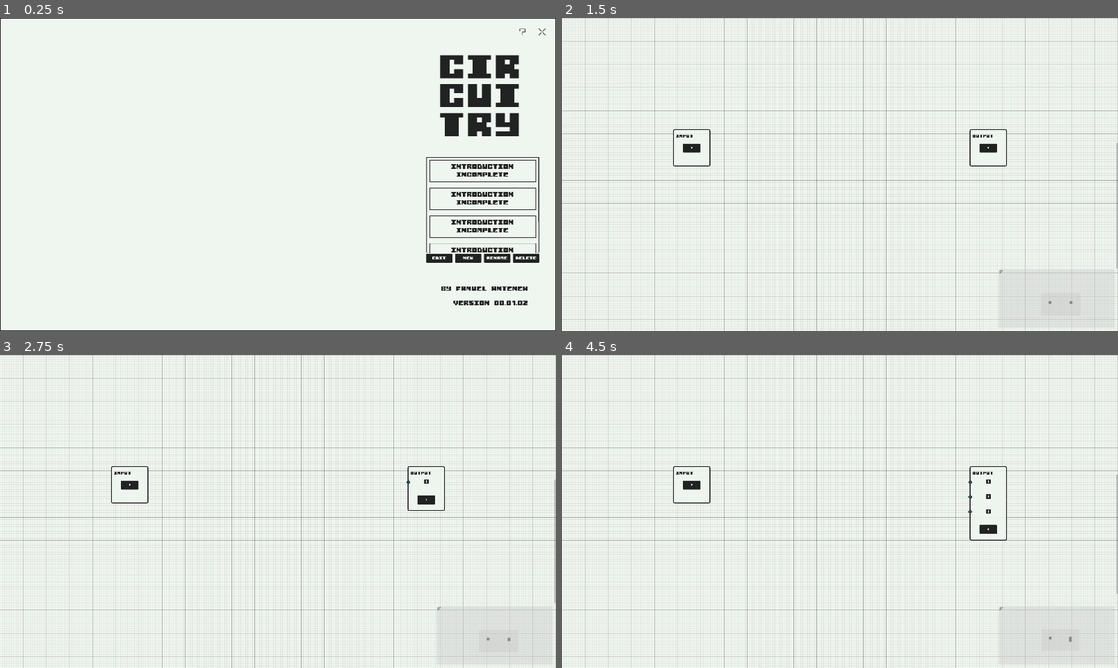
Above: before the commit, frames 1-4 (two rows, left to right).
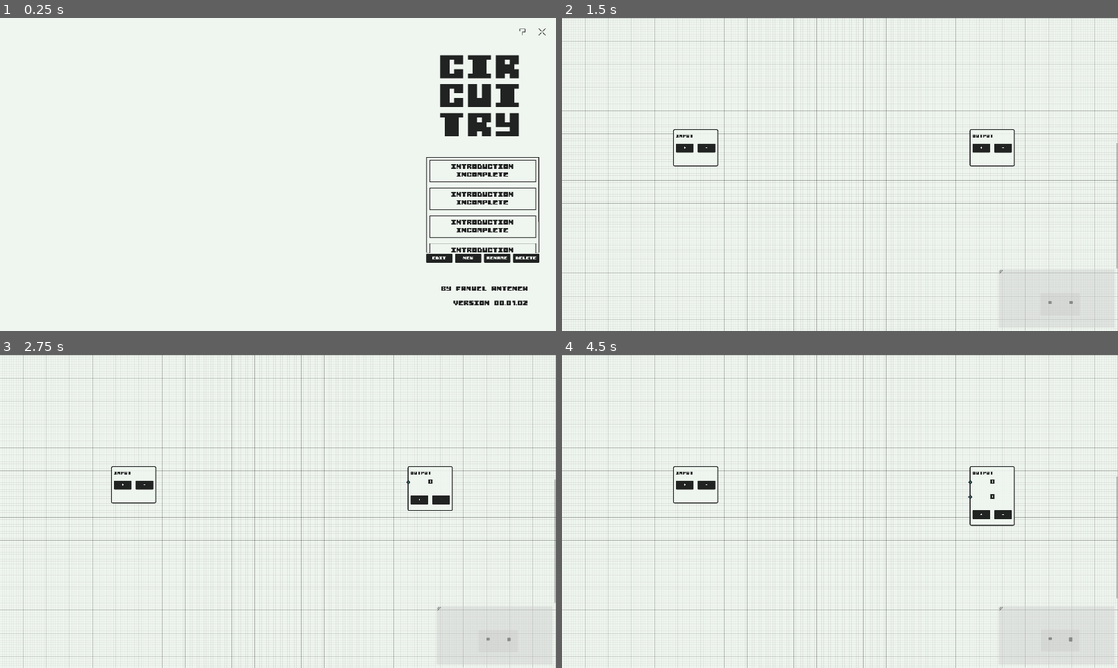
Above: after the commit, the same moments.

Repository: FanuelAnte/Circuitry
Game: Godot game, scene res://Scenes/Menus/MainMenu.tscn
The game is run twice, just before and just after one commit, with the same random seed, the same clock (stepped at 60 frames per second) and the same inputs.
Inputs (mouse positions are in pixels of both pictures, inside the frame that each line leads up to):
- Up to frame 1 (0.25 s): no input
- Up to frame 2 (1.5 s): click "Edit" at 0.5 s; click (1001, 149) at 1.25 s, where only the run after the commit has a clickable "-"
- Up to frame 3 (2.75 s): click "+" at 2 s
- Up to frame 4 (4.5 s): click "+" at 2.75 s; click (1001, 514) at 3.5 s, where only the run after the commit has a clickable "-"; click "+" at 4.25 s

The runs differ from the first frame. In frame 1, 0.7% of the frame differs, in the area x 0-100%, y 0-100%; in frame 2, 0.4%; in frame 3, 0.4%; in frame 4, 0.7%.

Commit message:
Fixed IO issues

Diff:
--- a/Scenes/MainGame.gd
+++ b/Scenes/MainGame.gd
@@ -24,17 +24,17 @@
 
 func update_connections():
 	var connections = graph_edit.get_connection_list()
+
 	for i in range(connections.size()):
 		var node = graph_edit.get_node(connections[i].from)
 		if is_instance_valid(node):
-			connections[i]["data"] = node.io_values[connections[i].from_port]
+			if node.io_values[connections[i].from_port] != null:
+				connections[i]["data"] = node.io_values[connections[i].from_port]
 		else:
 			connections[i]["data"] = 0
 
 	Globals.connections = connections
 
-#	print(Globals.connections)
-
 func _on_Timer_timeout():
 	update_connections()
 	get_tree().call_group("node", "execute")
--- a/Scenes/MainGame.tscn
+++ b/Scenes/MainGame.tscn
@@ -23,17 +23,11 @@
 minimap_size = Vector2( 400, 200 )
 
 [node name="Output" parent="GraphEdit" instance=ExtResource( 4 )]
-margin_left = 1360.0
-margin_top = 400.0
-margin_right = 1488.0
-margin_bottom = 528.0
+margin_right = 155.0
 mouse_filter = 1
 
 [node name="Input" parent="GraphEdit" instance=ExtResource( 3 )]
-margin_left = 240.0
-margin_top = 400.0
-margin_right = 368.0
-margin_bottom = 528.0
+margin_right = 155.0
 mouse_filter = 1
 
 [node name="NodeMenu" parent="." instance=ExtResource( 1 )]
--- a/Scenes/Menus/MainMenu.gd
+++ b/Scenes/Menus/MainMenu.gd
@@ -1,14 +1,11 @@
 extends Control
-
 
 
 func _ready():
 	pass
 
-
 func _on_ExitBtn_pressed():
 	get_tree().quit()
 
-
 func _on_EditBtn_pressed():
 	get_tree().change_scene("res://Scenes/MainGame.tscn")
--- a/Scenes/Menus/MainMenu.tscn
+++ b/Scenes/Menus/MainMenu.tscn
@@ -24,6 +24,10 @@
 [node name="Panel" type="Panel" parent="."]
 anchor_right = 1.0
 anchor_bottom = 1.0
+margin_left = -16.0
+margin_top = -16.0
+margin_right = 16.0
+margin_bottom = 24.0
 
 [node name="TitleLbl" type="Label" parent="."]
 anchor_left = 1.0
--- a/Scenes/NodeMenu.gd
+++ b/Scenes/NodeMenu.gd
@@ -1,9 +1,5 @@
 extends Control
 
-var gate_scene = preload("res://Scenes/Nodes/Gate.tscn")
-
-var input_scene = preload("res://Scenes/Nodes/Input.tscn")
-var output_scene = preload("res://Scenes/Nodes/Output.tscn")
 var and_scene = preload("res://Scenes/Nodes/AND.tscn")
 var not_scene = preload("res://Scenes/Nodes/NOT.tscn")
 
@@ -19,22 +15,11 @@
 func _process(delta):
 	pass
 
-func add_io(io_type, scene_path):
-	var graph = get_parent().get_child(0)
-	if node_index > 10:
-		node_index = 0
-		init_pos = init_pos + Vector2(0, 64)
-	var node = scene_path.instance()
-	node.offset += init_pos + (node_index * offset_vector)
-	graph.add_child(node)
-	node_index += 1
-
 func add_gate(scene_path):
 	var graph = get_parent().get_child(0)
 	if node_index > 10:
 		node_index = 0
 		init_pos = init_pos + Vector2(0, 64)
-#	var node = gate_scene.instance()
 	var node = scene_path.instance()
 	node.offset += init_pos + (node_index * offset_vector)
 	graph.add_child(node)
@@ -46,26 +31,15 @@
 func _on_NOTBtn_pressed():
 	add_gate(not_scene)
 
-func _on_INBtn_pressed():
-	add_io("INPUT", input_scene)
-
-
-func _on_OUTBtn_pressed():
-	add_io("OUTPUT", output_scene)
-
-
 func tween_transparency(val, time):
 	var tween = create_tween().set_trans(Tween.TRANS_QUINT).set_ease(Tween.EASE_OUT)
 	tween.tween_property(panel, "self_modulate", Color(1, 1, 1, val), time)
 
-
 func _on_Panel_mouse_entered():
 	tween_transparency(1, 0.2)
-
 
 func _on_Panel_mouse_exited():
 	tween_transparency(0.2, 0.2)
 
-
 func _on_ExitBtn_pressed():
 	get_tree().change_scene("res://Scenes/Menus/MainMenu.tscn")
--- a/Scenes/NodeMenu.tscn
+++ b/Scenes/NodeMenu.tscn
@@ -47,38 +47,6 @@
 focus_mode = 0
 text = "NOT"
 
-[node name="IO" type="Label" parent="Panel/GateVBox"]
-visible = false
-margin_top = 89.0
-margin_right = 256.0
-margin_bottom = 103.0
-text = "IO"
-align = 1
-
-[node name="HBoxContainer5" type="HBoxContainer" parent="Panel/GateVBox"]
-visible = false
-margin_top = 128.0
-margin_right = 256.0
-margin_bottom = 153.0
-custom_constants/separation = 40
-alignment = 1
-
-[node name="INBtn" type="Button" parent="Panel/GateVBox/HBoxContainer5"]
-margin_left = 18.0
-margin_right = 108.0
-margin_bottom = 25.0
-rect_min_size = Vector2( 90, 25 )
-focus_mode = 0
-text = "INPUT"
-
-[node name="OUTBtn" type="Button" parent="Panel/GateVBox/HBoxContainer5"]
-margin_left = 148.0
-margin_right = 238.0
-margin_bottom = 25.0
-rect_min_size = Vector2( 90, 25 )
-focus_mode = 0
-text = "OUTPUT"
-
 [node name="OptionsLbl" type="Label" parent="Panel/GateVBox"]
 margin_top = 89.0
 margin_right = 256.0
@@ -104,6 +72,4 @@
 [connection signal="mouse_exited" from="Panel" to="." method="_on_Panel_mouse_exited"]
 [connection signal="pressed" from="Panel/GateVBox/HBoxContainer/ANDBtn" to="." method="_on_ANDBtn_pressed"]
 [connection signal="pressed" from="Panel/GateVBox/HBoxContainer/NOTBtn" to="." method="_on_NOTBtn_pressed"]
-[connection signal="pressed" from="Panel/GateVBox/HBoxContainer5/INBtn" to="." method="_on_INBtn_pressed"]
-[connection signal="pressed" from="Panel/GateVBox/HBoxContainer5/OUTBtn" to="." method="_on_OUTBtn_pressed"]
 [connection signal="pressed" from="Panel/GateVBox/HBoxContainer6/ExitBtn" to="." method="_on_ExitBtn_pressed"]
--- a/Scenes/Nodes/Gate.gd
+++ /dev/null
@@ -1,65 +0,0 @@
-extends GraphNode
-
-onready var gate_name = $"%GateName"
-
-var io_values = [0]
-var type = "gate"
-var input_values = [0, 0]
-var gate_types = ["AND", "OR", "NAND", "NOR", "XOR", "XNOR"]
-var gate_title = ""
-
-func _ready():
-	self.title = gate_title
-	gate_name.text = gate_title
-
-	if gate_title == "NOT":
-		set_slot_enabled_left(0, false)
-		set_slot_enabled_right(0, false)
-
-		set_slot_enabled_left(1, true)
-		set_slot_enabled_right(1, true)
-
-		set_slot_enabled_left(2, false)
-		set_slot_enabled_right(2, false)
-
-func _process(delta):
-	for i in range(io_values.size()):
-		if io_values[i] == 1:
-			set_slot_color_right(1, Color(Globals.line_colors["active"]))
-
-		elif io_values[i] == 0:
-			set_slot_color_right(1, Color(Globals.line_colors["inactive"]))
-
-	if gate_title == "NOT":
-		if input_values[0] == 1:
-			set_slot_color_left(1, Color(Globals.line_colors["active"]))
-		elif input_values[0] == 0:
-			set_slot_color_left(1, Color(Globals.line_colors["inactive"]))
-
-	elif gate_title in gate_types:
-		if input_values[0] == 1:
-			set_slot_color_left(0, Color(Globals.line_colors["active"]))
-		elif input_values[0] == 0:
-			set_slot_color_left(0, Color(Globals.line_colors["inactive"]))
-
-		if input_values[1] == 1:
-			set_slot_color_left(2, Color(Globals.line_colors["active"]))
-		elif input_values[1] == 0:
-			set_slot_color_left(2, Color(Globals.line_colors["inactive"]))
-
-func _on_Gate_close_request():
-	self.queue_free()
-
-func get_input_values():
-	input_values = [0, 0]
-	for conn in Globals.connections:
-		if conn["to"] == self.name:
-			input_values[conn["to_port"]] = conn["data"]
-
-func execute():
-	get_input_values()
-	if gate_title == "AND":
-		if input_values[0] and input_values[1]:
-			io_values[0] = 1
-		else:
-			io_values[0] = 0
--- a/Scenes/Nodes/Gate.tscn
+++ /dev/null
@@ -1,54 +0,0 @@
-[gd_scene load_steps=2 format=2]
-
-[ext_resource path="res://Scenes/Nodes/Gate.gd" type="Script" id=1]
-
-[node name="Gate" type="GraphNode" groups=["node"]]
-margin_right = 128.0
-margin_bottom = 128.0
-show_close = true
-slot/0/left_enabled = true
-slot/0/left_type = 0
-slot/0/left_color = Color( 1, 1, 1, 1 )
-slot/0/right_enabled = false
-slot/0/right_type = 0
-slot/0/right_color = Color( 1, 1, 1, 1 )
-slot/1/left_enabled = false
-slot/1/left_type = 0
-slot/1/left_color = Color( 1, 1, 1, 1 )
-slot/1/right_enabled = true
-slot/1/right_type = 0
-slot/1/right_color = Color( 1, 1, 1, 1 )
-slot/2/left_enabled = true
-slot/2/left_type = 0
-slot/2/left_color = Color( 1, 1, 1, 1 )
-slot/2/right_enabled = false
-slot/2/right_type = 0
-slot/2/right_color = Color( 1, 1, 1, 1 )
-script = ExtResource( 1 )
-
-[node name="TopSlot" type="Control" parent="."]
-margin_left = 16.0
-margin_top = 24.0
-margin_right = 112.0
-margin_bottom = 49.0
-rect_min_size = Vector2( 0, 25 )
-
-[node name="GateName" type="Label" parent="."]
-unique_name_in_owner = true
-margin_left = 16.0
-margin_top = 50.0
-margin_right = 112.0
-margin_bottom = 82.0
-rect_min_size = Vector2( 80, 32 )
-text = "AND"
-align = 1
-valign = 1
-
-[node name="BottomSlot" type="Control" parent="."]
-margin_left = 16.0
-margin_top = 83.0
-margin_right = 112.0
-margin_bottom = 108.0
-rect_min_size = Vector2( 0, 25 )
-
-[connection signal="close_request" from="." to="." method="_on_Gate_close_request"]
--- a/Scenes/Nodes/Input.gd
+++ b/Scenes/Nodes/Input.gd
@@ -46,8 +46,17 @@
 		if i.is_in_group("toggle"):
 			index = i.get_index()
 
+	var graph = get_parent()
+	var graph_connections = graph.get_connection_list()
+
+	for connection in graph_connections:
+		if connection["from"] == self.name:
+			graph.disconnect_node(connection["from"], index, connection["to"], connection["to_port"])
+
 	if get_child(index).is_in_group("toggle"):
+		var slot_size = get_child(index).rect_size.y
 		get_child(index).queue_free()
+		self.rect_size.y -= slot_size
 
 		io_values.remove(index)
 		set_slot_enabled_right(index, false)
--- a/Scenes/Nodes/Input.tscn
+++ b/Scenes/Nodes/Input.tscn
@@ -18,7 +18,7 @@
 [node name="Margin" type="MarginContainer" parent="."]
 margin_left = 16.0
 margin_top = 24.0
-margin_right = 112.0
+margin_right = 156.0
 margin_bottom = 94.0
 custom_constants/margin_right = 5
 custom_constants/margin_top = 20
@@ -26,14 +26,13 @@
 
 [node name="controls" type="HBoxContainer" parent="Margin"]
 margin_top = 20.0
-margin_right = 91.0
+margin_right = 135.0
 margin_bottom = 50.0
 custom_constants/separation = 15
 alignment = 1
 
 [node name="AddBtn" type="Button" parent="Margin/controls"]
-margin_left = 15.0
-margin_right = 75.0
+margin_right = 60.0
 margin_bottom = 30.0
 rect_min_size = Vector2( 60, 30 )
 text = "+"
@@ -42,11 +41,10 @@
 }
 
 [node name="RemoveBtn" type="Button" parent="Margin/controls"]
-visible = false
 margin_left = 75.0
-margin_right = 115.0
+margin_right = 135.0
 margin_bottom = 30.0
-rect_min_size = Vector2( 40, 25 )
+rect_min_size = Vector2( 60, 30 )
 text = "-"
 __meta__ = {
 "_editor_description_": ""
--- a/Scenes/Nodes/Output.gd
+++ b/Scenes/Nodes/Output.gd
@@ -33,3 +33,24 @@
 
 	for i in range(io_values.size()):
 		set_slot_enabled_left(i, true)
+
+func _on_RemoveBtn_pressed():
+	var index = 0
+	for i in get_children():
+		if i.is_in_group("valueLbl"):
+			index = i.get_index()
+
+	var graph = get_parent()
+	var graph_connections = graph.get_connection_list()
+
+	for connection in graph_connections:
+		if connection["to"] == self.name:
+			graph.disconnect_node(connection["from"], connection["from_port"], connection["to"], index)
+
+	if get_child(index).is_in_group("valueLbl"):
+		var slot_size = get_child(index).rect_size.y
+		get_child(index).queue_free()
+		self.rect_size.y -= slot_size
+
+		io_values.remove(index)
+		set_slot_enabled_left(index, false)
--- a/Scenes/Nodes/Output.tscn
+++ b/Scenes/Nodes/Output.tscn
@@ -18,7 +18,7 @@
 [node name="Margin" type="MarginContainer" parent="."]
 margin_left = 16.0
 margin_top = 24.0
-margin_right = 112.0
+margin_right = 156.0
 margin_bottom = 94.0
 custom_constants/margin_right = 5
 custom_constants/margin_top = 20
@@ -26,14 +26,13 @@
 
 [node name="controls" type="HBoxContainer" parent="Margin"]
 margin_top = 20.0
-margin_right = 91.0
+margin_right = 135.0
 margin_bottom = 50.0
 custom_constants/separation = 15
 alignment = 1
 
 [node name="AddBtn" type="Button" parent="Margin/controls"]
-margin_left = 15.0
-margin_right = 75.0
+margin_right = 60.0
 margin_bottom = 30.0
 rect_min_size = Vector2( 60, 30 )
 text = "+"
@@ -42,14 +41,14 @@
 }
 
 [node name="RemoveBtn" type="Button" parent="Margin/controls"]
-visible = false
-margin_left = 55.0
-margin_right = 95.0
-margin_bottom = 25.0
-rect_min_size = Vector2( 40, 25 )
+margin_left = 75.0
+margin_right = 135.0
+margin_bottom = 30.0
+rect_min_size = Vector2( 60, 30 )
 text = "-"
 __meta__ = {
 "_editor_description_": ""
 }
 
 [connection signal="pressed" from="Margin/controls/AddBtn" to="." method="_on_AddBtn_pressed"]
+[connection signal="pressed" from="Margin/controls/RemoveBtn" to="." method="_on_RemoveBtn_pressed"]
Binary file added: Assets/Fonts/Marsek-Demi.ttf
Binary file added: Assets/Fonts/Montserrat-VariableFont_wght.ttf
Binary file removed: Assets/TestPalettes/1bit-monitor-glow-32x.png
Not shown, removed: Assets/TestPalettes/1bit-monitor-glow-32x.png.import
